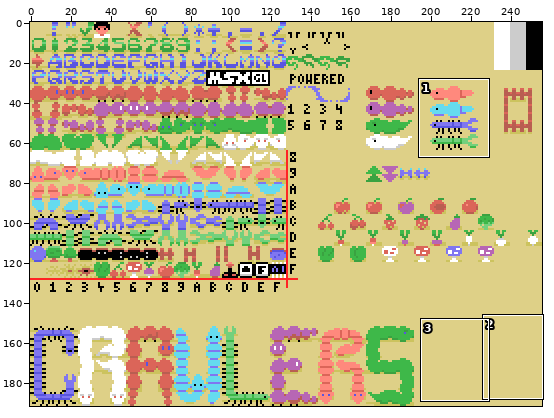
File history of a sprite sheet, datasrc/crawlers.png. The first picture is a wide view before the edit; the outline marks the close-up.
Close-up. As it was:
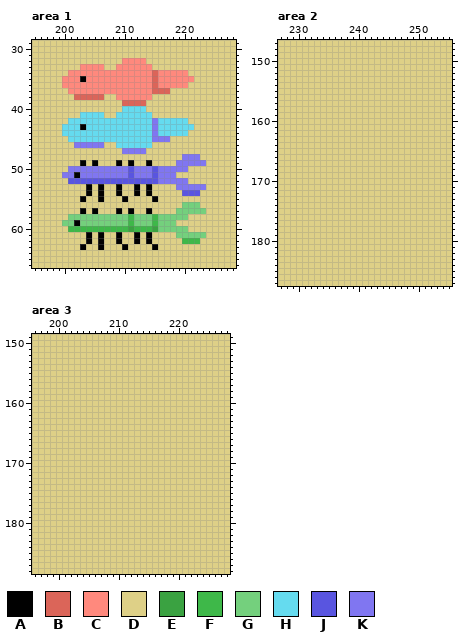
The file is 256x192 pixels. Colours within 5 levels of each other are drawn and written as one. Shown: area 1: x 195..228, y 29..66; area 2: x 227..255, y 147..187; area 3: x 196..228, y 149..188. The commit also changed other parts of the picture, which this record leaves out.
Palette (. is transparent): A #010101  B #db6559  C #ff897d  D #ded087  E #3aa241  F #3eb849  G #74d07d  H #65dbef  J #5955e0  K #8076f1
Pixels before, area 1, first column x 195:
29 DDDDDDDDDDDDDDDDDDDDDDDDDDDDDDDDDD
30 DDDDDDDDDDDDDDDDDDDDDDDDDDDDDDDDDD
31 DDDDDDDDDDDDDDDDDDDDDDDDDDDDDDDDDD
32 DDDDDDDDDDDDDDDCCCCDDDDDDDDDDDDDDD
33 DDDDDDDDCCCCDDCCCCCCDDDDDDDDDDDDDD
34 DDDDDDCCCCCCCCCCCCCCBCCCCCDDDDDDDD
35 DDDDDCCCACCCCCCCCCCCBCCCCCCDDDDDDD
36 DDDDDCCCCCCCCCCCCCCCBCCCCCDDDDDDDD
37 DDDDDDCCCCCCCCCCCCCCBBBDDDDDDDDDDD
38 DDDDDDDBBBBBDDCCCCCCDDDDDDDDDDDDDD
39 DDDDDDDDDDDDDDDBBBBDDDDDDDDDDDDDDD
40 DDDDDDDDDDDDDDDHHHHDDDDDDDDDDDDDDD
41 DDDDDDDDHHHHDDHHHHHHDDDDDDDDDDDDDD
42 DDDDDDHHHHHHHHHHHHHHKHHHHHDDDDDDDD
43 DDDDDHHHAHHHHHHHHHHHKHHHHHHDDDDDDD
44 DDDDDHHHHHHHHHHHHHHHKHHHHHDDDDDDDD
45 DDDDDDHHHHHHHHHHHHHHKKKDDDDDDDDDDD
46 DDDDDDDKKKKKDDHHHHHHDDDDDDDDDDDDDD
47 DDDDDDDDDDDDDDDKKKKDDDDDDDDDDDDDDD
48 DDDDDDDDDDDDDDDDDDDDDDDDDKKKDDDDDD
49 DDDDDDDDADADDDADADDADDDDKKKKKDDDDD
50 DDDDDDKKKKKKKKKKJKKKJKKKKKDDDDDDDD
51 DDDDDKKAKKKKKKKKJKKKJKKKDDDDDDDDDD
52 DDDDDDJJJJJJJJJJJJJJJKKKKKDDDDDDDD
53 DDDDDDDDDADADDADDADADDDDKKKKKDDDDD
54 DDDDDDDDDADADDADDADADDDDDJJJDDDDDD
55 DDDDDDDDADDADDDADDDDADDDDDDDDDDDDD
56 DDDDDDDDDDDDDDDDDDDDDDDDDGGGDDDDDD
57 DDDDDDDDADADDDADADDADDDDGGGGGDDDDD
58 DDDDDDGGGGGGGGGGFGGGFGGGGGDDDDDDDD
59 DDDDDGGAGGGGGGGGFGGGFGGGDDDDDDDDDD
60 DDDDDDFFFFFFFFFFEFFFEGGGGGDDDDDDDD
61 DDDDDDDDDADADDADDADADDDDGGGGGDDDDD
62 DDDDDDDDDADADDADDADADDDDDFFFDDDDDD
63 DDDDDDDDADDADDDADDDDADDDDDDDDDDDDD
64 DDDDDDDDDDDDDDDDDDDDDDDDDDDDDDDDDD
65 DDDDDDDDDDDDDDDDDDDDDDDDDDDDDDDDDD
66 DDDDDDDDDDDDDDDDDDDDDDDDDDDDDDDDDD
Pixels before, area 2, first column x 227:
147 DDDDDDDDDDDDDDDDDDDDDDDDDDDDD
148 DDDDDDDDDDDDDDDDDDDDDDDDDDDDD
149 DDDDDDDDDDDDDDDDDDDDDDDDDDDDD
150 DDDDDDDDDDDDDDDDDDDDDDDDDDDDD
151 DDDDDDDDDDDDDDDDDDDDDDDDDDDDD
152 DDDDDDDDDDDDDDDDDDDDDDDDDDDDD
153 DDDDDDDDDDDDDDDDDDDDDDDDDDDDD
154 DDDDDDDDDDDDDDDDDDDDDDDDDDDDD
155 DDDDDDDDDDDDDDDDDDDDDDDDDDDDD
156 DDDDDDDDDDDDDDDDDDDDDDDDDDDDD
157 DDDDDDDDDDDDDDDDDDDDDDDDDDDDD
158 DDDDDDDDDDDDDDDDDDDDDDDDDDDDD
159 DDDDDDDDDDDDDDDDDDDDDDDDDDDDD
160 DDDDDDDDDDDDDDDDDDDDDDDDDDDDD
161 DDDDDDDDDDDDDDDDDDDDDDDDDDDDD
162 DDDDDDDDDDDDDDDDDDDDDDDDDDDDD
163 DDDDDDDDDDDDDDDDDDDDDDDDDDDDD
164 DDDDDDDDDDDDDDDDDDDDDDDDDDDDD
165 DDDDDDDDDDDDDDDDDDDDDDDDDDDDD
166 DDDDDDDDDDDDDDDDDDDDDDDDDDDDD
167 DDDDDDDDDDDDDDDDDDDDDDDDDDDDD
168 DDDDDDDDDDDDDDDDDDDDDDDDDDDDD
169 DDDDDDDDDDDDDDDDDDDDDDDDDDDDD
170 DDDDDDDDDDDDDDDDDDDDDDDDDDDDD
171 DDDDDDDDDDDDDDDDDDDDDDDDDDDDD
172 DDDDDDDDDDDDDDDDDDDDDDDDDDDDD
173 DDDDDDDDDDDDDDDDDDDDDDDDDDDDD
174 DDDDDDDDDDDDDDDDDDDDDDDDDDDDD
175 DDDDDDDDDDDDDDDDDDDDDDDDDDDDD
176 DDDDDDDDDDDDDDDDDDDDDDDDDDDDD
177 DDDDDDDDDDDDDDDDDDDDDDDDDDDDD
178 DDDDDDDDDDDDDDDDDDDDDDDDDDDDD
179 DDDDDDDDDDDDDDDDDDDDDDDDDDDDD
180 DDDDDDDDDDDDDDDDDDDDDDDDDDDDD
181 DDDDDDDDDDDDDDDDDDDDDDDDDDDDD
182 DDDDDDDDDDDDDDDDDDDDDDDDDDDDD
183 DDDDDDDDDDDDDDDDDDDDDDDDDDDDD
184 DDDDDDDDDDDDDDDDDDDDDDDDDDDDD
185 DDDDDDDDDDDDDDDDDDDDDDDDDDDDD
186 DDDDDDDDDDDDDDDDDDDDDDDDDDDDD
187 DDDDDDDDDDDDDDDDDDDDDDDDDDDDD
Pixels before, area 3, first column x 196:
149 DDDDDDDDDDDDDDDDDDDDDDDDDDDDDDDDD
150 DDDDDDDDDDDDDDDDDDDDDDDDDDDDDDDDD
151 DDDDDDDDDDDDDDDDDDDDDDDDDDDDDDDDD
152 DDDDDDDDDDDDDDDDDDDDDDDDDDDDDDDDD
153 DDDDDDDDDDDDDDDDDDDDDDDDDDDDDDDDD
154 DDDDDDDDDDDDDDDDDDDDDDDDDDDDDDDDD
155 DDDDDDDDDDDDDDDDDDDDDDDDDDDDDDDDD
156 DDDDDDDDDDDDDDDDDDDDDDDDDDDDDDDDD
157 DDDDDDDDDDDDDDDDDDDDDDDDDDDDDDDDD
158 DDDDDDDDDDDDDDDDDDDDDDDDDDDDDDDDD
159 DDDDDDDDDDDDDDDDDDDDDDDDDDDDDDDDD
160 DDDDDDDDDDDDDDDDDDDDDDDDDDDDDDDDD
161 DDDDDDDDDDDDDDDDDDDDDDDDDDDDDDDDD
162 DDDDDDDDDDDDDDDDDDDDDDDDDDDDDDDDD
163 DDDDDDDDDDDDDDDDDDDDDDDDDDDDDDDDD
164 DDDDDDDDDDDDDDDDDDDDDDDDDDDDDDDDD
165 DDDDDDDDDDDDDDDDDDDDDDDDDDDDDDDDD
166 DDDDDDDDDDDDDDDDDDDDDDDDDDDDDDDDD
167 DDDDDDDDDDDDDDDDDDDDDDDDDDDDDDDDD
168 DDDDDDDDDDDDDDDDDDDDDDDDDDDDDDDDD
169 DDDDDDDDDDDDDDDDDDDDDDDDDDDDDDDDD
170 DDDDDDDDDDDDDDDDDDDDDDDDDDDDDDDDD
171 DDDDDDDDDDDDDDDDDDDDDDDDDDDDDDDDD
172 DDDDDDDDDDDDDDDDDDDDDDDDDDDDDDDDD
173 DDDDDDDDDDDDDDDDDDDDDDDDDDDDDDDDD
174 DDDDDDDDDDDDDDDDDDDDDDDDDDDDDDDDD
175 DDDDDDDDDDDDDDDDDDDDDDDDDDDDDDDDD
176 DDDDDDDDDDDDDDDDDDDDDDDDDDDDDDDDD
177 DDDDDDDDDDDDDDDDDDDDDDDDDDDDDDDDD
178 DDDDDDDDDDDDDDDDDDDDDDDDDDDDDDDDD
179 DDDDDDDDDDDDDDDDDDDDDDDDDDDDDDDDD
180 DDDDDDDDDDDDDDDDDDDDDDDDDDDDDDDDD
181 DDDDDDDDDDDDDDDDDDDDDDDDDDDDDDDDD
182 DDDDDDDDDDDDDDDDDDDDDDDDDDDDDDDDD
183 DDDDDDDDDDDDDDDDDDDDDDDDDDDDDDDDD
184 DDDDDDDDDDDDDDDDDDDDDDDDDDDDDDDDD
185 DDDDDDDDDDDDDDDDDDDDDDDDDDDDDDDDD
186 DDDDDDDDDDDDDDDDDDDDDDDDDDDDDDDDD
187 DDDDDDDDDDDDDDDDDDDDDDDDDDDDDDDDD
188 DDDDDDDDDDDDDDDDDDDDDDDDDDDDDDDDD
And afterwards:
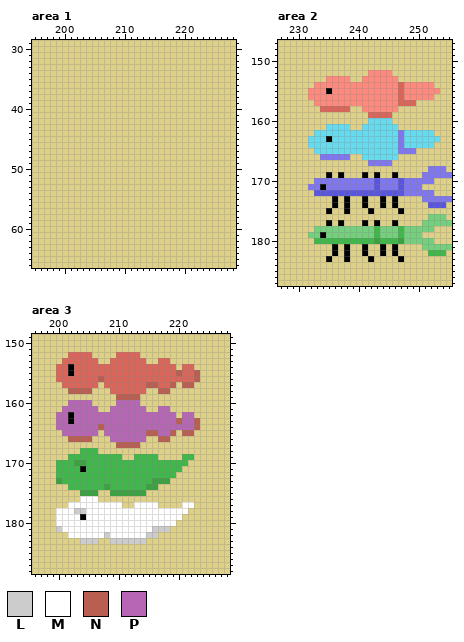
Colours new in this view: L #cccccc  M #ffffff  N #b95e51  P #b766b5
Difference:
Changed rows in their new state; - is an unchanged pixel.
Area 1:
first column x 200:
32 ----------DDDD----------
33 ---DDDD--DDDDDD---------
34 -DDDDDDDDDDDDDDDDDDDD---
35 DDDDDDDDDDDDDDDDDDDDDD--
36 DDDDDDDDDDDDDDDDDDDDD---
37 -DDDDDDDDDDDDDDDDD------
38 --DDDDD--DDDDDD---------
39 ----------DDDD----------
40 ----------DDDD----------
41 ---DDDD--DDDDDD---------
42 -DDDDDDDDDDDDDDDDDDDD---
43 DDDDDDDDDDDDDDDDDDDDDD--
44 DDDDDDDDDDDDDDDDDDDDD---
45 -DDDDDDDDDDDDDDDDD------
46 --DDDDD--DDDDDD---------
47 ----------DDDD----------
48 --------------------DDD-
49 ---D-D---D-D--D----DDDDD
50 -DDDDDDDDDDDDDDDDDDDD---
51 DDDDDDDDDDDDDDDDDDD-----
52 -DDDDDDDDDDDDDDDDDDDD---
53 ----D-D--D--D-D----DDDDD
54 ----D-D--D--D-D-----DDD-
55 ---D--D---D----D--------
56 --------------------DDD-
57 ---D-D---D-D--D----DDDDD
58 -DDDDDDDDDDDDDDDDDDDD---
59 DDDDDDDDDDDDDDDDDDD-----
60 -DDDDDDDDDDDDDDDDDDDD---
61 ----D-D--D--D-D----DDDDD
62 ----D-D--D--D-D-----DDD-
63 ---D--D---D----D--------
Area 2:
first column x 232:
152 ----------CCCC----------
153 ---CCCC--CCCCCC---------
154 -CCCCCCCCCCCCCCBCCCCC---
155 CCCACCCCCCCCCCCBCCCCCC--
156 CCCCCCCCCCCCCCCBCCCCC---
157 -CCCCCCCCCCCCCCBBB------
158 --BBBBB--CCCCCC---------
159 ----------BBBB----------
160 ----------HHHH----------
161 ---HHHH--HHHHHH---------
162 -HHHHHHHHHHHHHHKHHHHH---
163 HHHAHHHHHHHHHHHKHHHHHH--
164 HHHHHHHHHHHHHHHKHHHHH---
165 -HHHHHHHHHHHHHHKKK------
166 --KKKKK--HHHHHH---------
167 ----------KKKK----------
168 --------------------KKK-
169 ---A-A---A-A--A----KKKKK
170 -KKKKKKKKKKJKKKJKKKKK---
171 KKAKKKKKKKKJKKKJKKK-----
172 -JJJJJJJJJJJJJJJKKKKK---
173 ----A-A--A--A-A----KKKKK
174 ----A-A--A--A-A-----JJJ-
175 ---A--A---A----A--------
176 --------------------GGG-
177 ---A-A---A-A--A----GGGGG
178 -GGGGGGGGGGFGGGFGGGGG---
179 GGAGGGGGGGGFGGGFGGG-----
180 -FFFFFFFFFFEFFFEGGGGG---
181 ----A-A--A--A-A----GGGGG
182 ----A-A--A--A-A-----FFF-
183 ---A--A---A----A--------
Area 3:
first column x 200:
152 --BBBB----BBBB----------
153 -BBBBBB--BBBBBB--BB-----
154 BBABBBBBBBBBBBBBBBBB-BB-
155 BBABBBBBBBBBBBBBBBBBNBBN
156 BBBBBBBNBBBBBBBBBBBBBBBN
157 -BBBBBB-BBBBBBBNNBBN-NN-
158 --NNNN---BBBBBB--NN-----
159 ----------NNNN----------
160 --PPPP----PPPP----------
161 -PPPPPP--PPPPPP--PP-----
162 PPAPPPPPPPPPPPPPPPPP-PP-
163 PPAPPPPPPPPPPPPPPPPPNPPN
164 PPPPPPPNPPPPPPPPPPPPPPPN
165 -PPPPPP-PPPPPPPNNPPN-NN-
166 --NNNN---PPPPPP--NN-----
167 ----------NNNN----------
168 ----FFF-----------------
169 --FFFFFFFFF--FFFF----FF-
170 FFFEEFFFFFFFFFFFFFFFFF--
171 FFFFAFFFFFFFFFFFFFFFF---
172 FFFFFFFFFFFFFFFFFFFF----
173 EFFFFFFFFFFFFFFFEEE-----
174 --FFFFFFEFFFFFFEE-------
175 ----EEE--EEEEEE---------
176 ----MMM-----------------
177 --MMMMMMMMM--MMMM----MM-
178 MMMLLMMMMMMMMMMMMMMMMM--
179 MMMMAMMMMMMMMMMMMMMMM---
180 MMMMMMMMMMMMMMMMMMMM----
181 LMMMMMMMMMMMMMMMLLL-----
182 --MMMMMMLMMMMMMLL-------
183 ----LLL--LLLLLL---------
Changed places in both close-ups, as pixel boxes (x1, y1, x2, y2):
changed: (62, 58, 206, 250)
changed: (308, 70, 452, 262)
changed: (56, 352, 200, 544)
